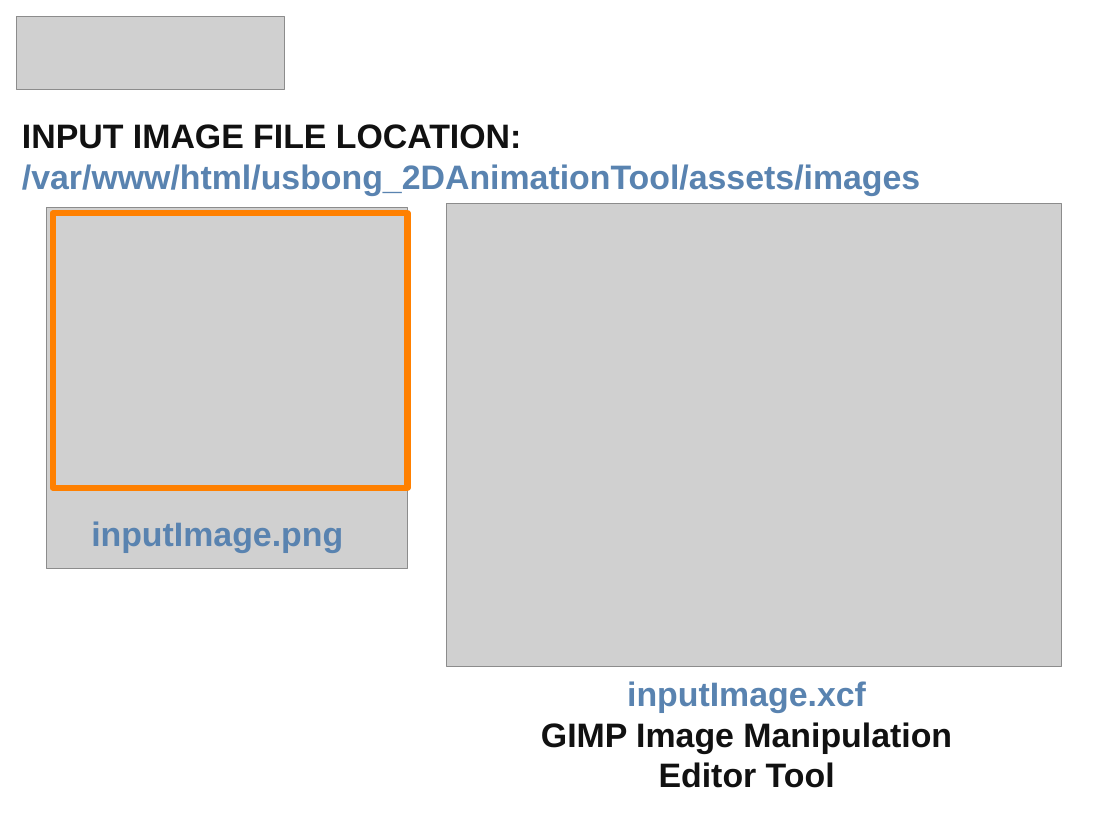
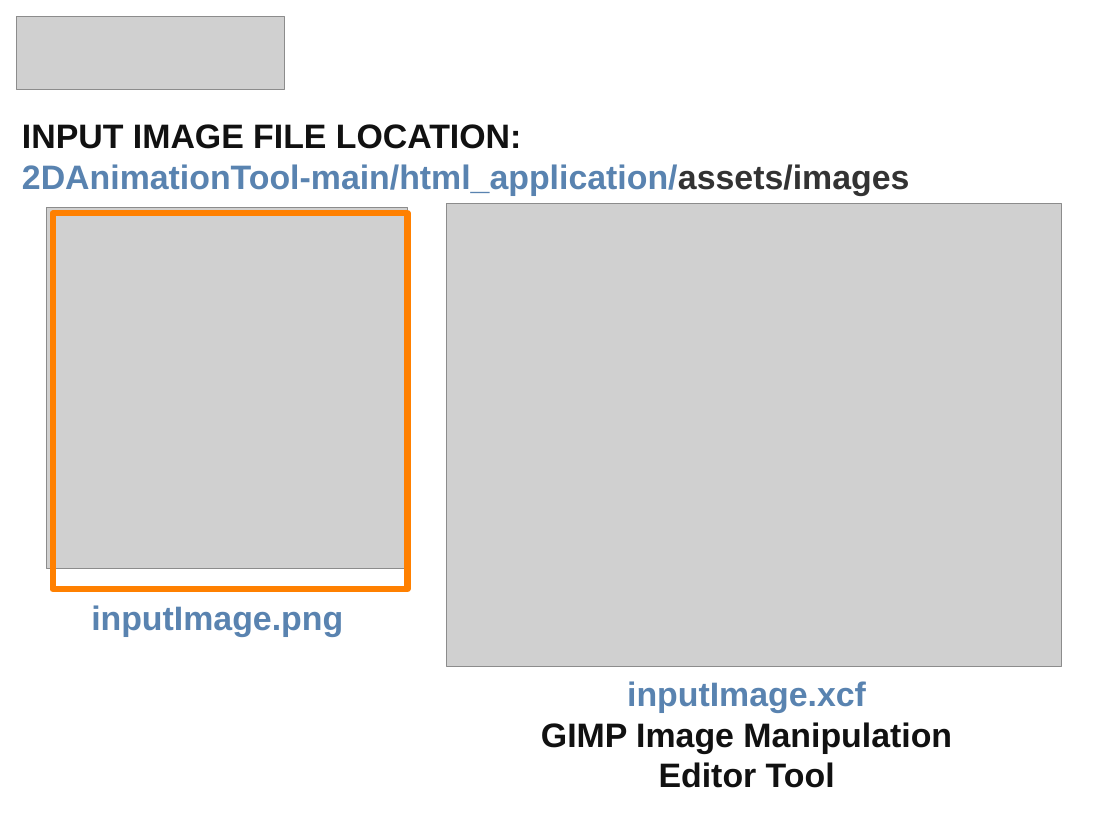
Before and after one commit to usbong/2DAnimationTool, a slide deck: slide 3 of GUIDE/usbong2DAnimationToolGuide.odp. Drawn at 1120x840 pixels with LibreOffice and Linux fonts; fonts in the diff are those of the drawing; grey boxes stand for pictures; background and template pictures are left out. Boxes give left, top, right and bottom in pixels: in the first picture for what was removed or moved away, otherwise in the second. Text is boxed around its words. In the diff, an @@ line names an element or a change of style, - is before the commit and + after.

```diff
--- a/GUIDE/usbong2DAnimationToolGuide.odp
+++ b/GUIDE/usbong2DAnimationToolGuide.odp
@@ text at (22,124,909,195): text changed @@
-INPUT IMAGE FILE LOCATION:
-/var/www/html/usbong_2DAnimationTool/assets/images
+INPUT IMAGE FILE LOCATION: 2DAnimationTool-main/html_application/assets/images
@@ rectangle: place and size @@
-rectangle at (53,213,408,488)
+rectangle at (53,213,408,589)
@@ text "inputImage.png": place and size @@
-text "inputImage.png" at (91,521,343,553)
+text "inputImage.png" at (91,605,343,637)
```
Also in this commit, not shown: 2 other slides changed, 1 other file.
